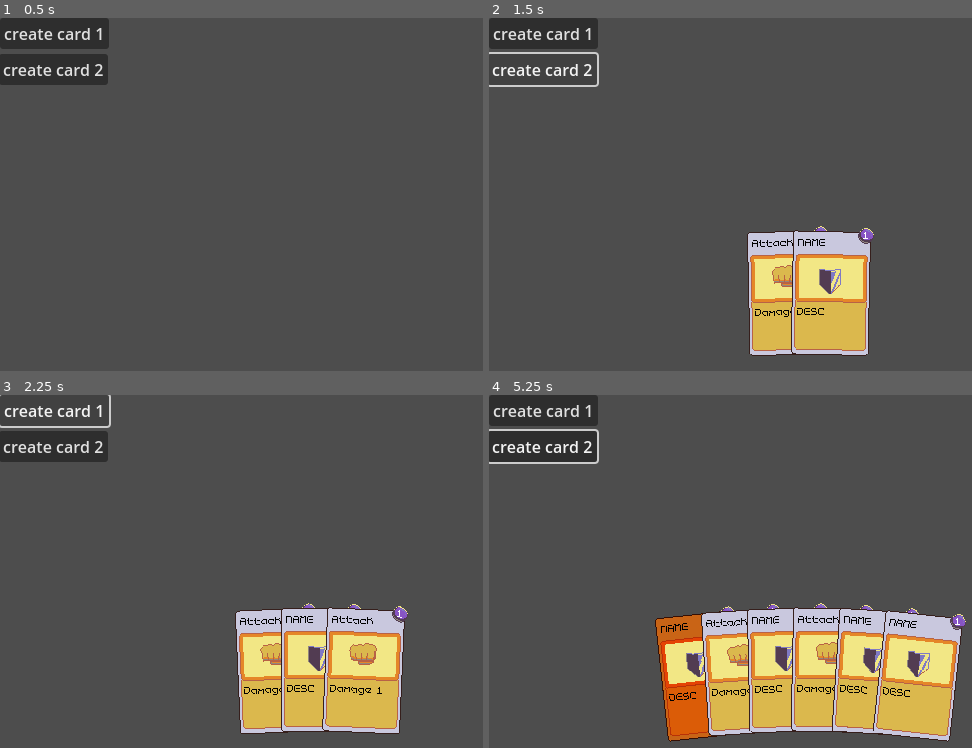
Above: before the commit, frames 1-4 (two rows, left to right).
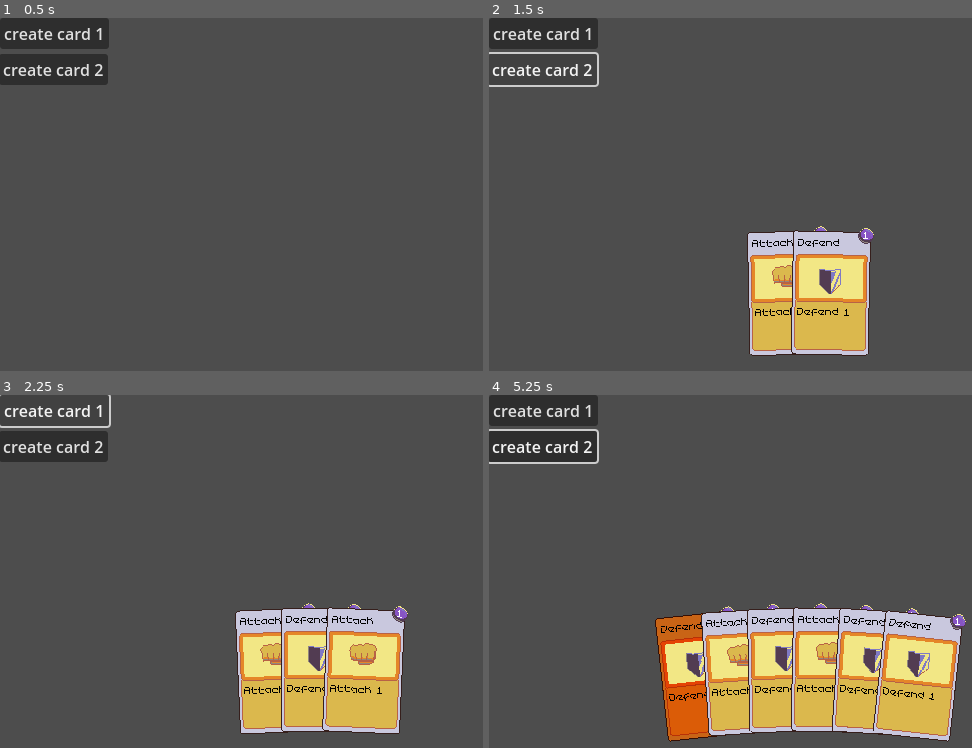
Above: after the commit, the same moments.

Repository: Webbly25/Card-Tutorial
Game: Godot game, scene res://scenes/main.tscn
The game is run twice, just before and just after one commit, with the same random seed, the same clock (stepped at 60 frames per second) and the same inputs.
Inputs (mouse positions are in pixels of both pictures, inside the frame that each line leads up to):
- Up to frame 1 (0.5 s): no input
- Up to frame 2 (1.5 s): click "create card 1" at 0.5 s; click "create card 2" at 1.25 s
- Up to frame 3 (2.25 s): click "create card 1" at 2 s
- Up to frame 4 (5.25 s): click "create card 2" at 2.75 s; click "create card 1" at 3.5 s; click "create card 2" at 4.25 s; tap Enter at 5 s; move the mouse to (701, 677) at 5.02 s; press the mouse at (701, 677) at 5.03 s

Frame 1 is identical in both runs. In frame 2, 0.2% of the frame differs, in the area x 55-75%, y 62-85%; in frame 3, 0.2%; in frame 4, 0.5%, in the area x 35-93%, y 62-87%.

Commit message:
feat: cards are now instances of Card

Diff:
--- a/scenes/cards/attack_card.tscn
+++ b/scenes/cards/attack_card.tscn
@@ -1,17 +1,22 @@
-[gd_scene load_steps=4 format=3 uid="uid://bnucf7s8mchu4"]
+[gd_scene load_steps=3 format=3 uid="uid://6n45yljx74dl"]
 
-[ext_resource type="PackedScene" uid="uid://c7g61ykx1uu1y" path="res://scenes/card.tscn" id="1_btfuy"]
-[ext_resource type="Script" path="res://scripts/cards/attack_card.gd" id="1_s2eea"]
+[ext_resource type="PackedScene" uid="uid://c7g61ykx1uu1y" path="res://scenes/cards/card.tscn" id="1_fqeil"]
 [ext_resource type="Texture2D" uid="uid://ctljr3vkdpoiw" path="res://assets/sprites/attack_card_image.png" id="2_dp6w1"]
 
-[node name="AttackCard" type="Node2D"]
-script = ExtResource("1_s2eea")
-
-[node name="Card" parent="." instance=ExtResource("1_btfuy")]
+[node name="AttackCard" instance=ExtResource("1_fqeil")]
 card_name = "Attack"
 card_mana_cost = 1
-card_description = "Damage 1"
+card_description = "Attack 1"
 card_texture = ExtResource("2_dp6w1")
 
-[connection signal="mouse_entered" from="Card" to="." method="_on_card_mouse_entered"]
-[connection signal="mouse_exited" from="Card" to="." method="_on_card_mouse_exited"]
+[node name="CardSprite" parent="." index="1"]
+texture = ExtResource("2_dp6w1")
+
+[node name="ManaLabel" parent="Mana" index="1"]
+text = "1"
+
+[node name="NameLabel" parent="Name" index="0"]
+text = "Attack"
+
+[node name="CardDescriptionLabel" parent="." index="4"]
+text = "Attack 1"
--- a/scenes/card.tscn
+++ b/scenes/cards/card.tscn
@@ -1,6 +1,6 @@
 [gd_scene load_steps=9 format=3 uid="uid://c7g61ykx1uu1y"]
 
-[ext_resource type="Script" path="res://scripts/card.gd" id="1_tk3pd"]
+[ext_resource type="Script" path="res://scripts/cards/card.gd" id="1_tk3pd"]
 [ext_resource type="Texture2D" uid="uid://du3qut1q4hgl2" path="res://assets/sprites/card_base.png" id="1_yqod3"]
 [ext_resource type="Texture2D" uid="uid://c382q2gthd5y" path="res://assets/sprites/mana_slot.png" id="2_aovqc"]
 [ext_resource type="FontFile" uid="uid://3dxeqlsm06pa" path="res://assets/fonts/MemoryPro.ttf" id="3_jo2eh"]
--- a/scenes/cards/defend_card.tscn
+++ b/scenes/cards/defend_card.tscn
@@ -1,15 +1,10 @@
-[gd_scene load_steps=4 format=3 uid="uid://cy2bw1q0ctlue"]
+[gd_scene load_steps=3 format=3 uid="uid://cwj5ks1o34p83"]
 
-[ext_resource type="PackedScene" uid="uid://c7g61ykx1uu1y" path="res://scenes/card.tscn" id="1_b6e2y"]
-[ext_resource type="Script" path="res://scripts/cards/defend_card.gd" id="1_gh0gs"]
+[ext_resource type="PackedScene" uid="uid://c7g61ykx1uu1y" path="res://scenes/cards/card.tscn" id="1_8f725"]
 [ext_resource type="Texture2D" uid="uid://d1ktcdtttm134" path="res://assets/sprites/defend_card_image.png" id="2_2m2y6"]
 
-[node name="DefendCard" type="Node2D"]
-script = ExtResource("1_gh0gs")
-
-[node name="Card" parent="." instance=ExtResource("1_b6e2y")]
+[node name="DefendCard" instance=ExtResource("1_8f725")]
+card_name = "Defend"
 card_mana_cost = 1
+card_description = "Defend 1"
 card_texture = ExtResource("2_2m2y6")
-
-[connection signal="mouse_entered" from="Card" to="." method="_on_card_mouse_entered"]
-[connection signal="mouse_exited" from="Card" to="." method="_on_card_mouse_exited"]
--- /dev/null
+++ b/scenes/deck.tscn
@@ -0,0 +1,27 @@
+[gd_scene load_steps=3 format=3 uid="uid://cd717o3b26mih"]
+
+[ext_resource type="Script" path="res://scripts/main.gd" id="1_faonp"]
+[ext_resource type="PackedScene" uid="uid://uepfpfylrir" path="res://scenes/hand.tscn" id="2_0ugh6"]
+
+[node name="Deck" type="Node2D"]
+script = ExtResource("1_faonp")
+
+[node name="CanvasLayer" type="CanvasLayer" parent="."]
+
+[node name="Hand" parent="CanvasLayer" instance=ExtResource("2_0ugh6")]
+position = Vector2(320, 1275)
+
+[node name="Button" type="Button" parent="."]
+offset_right = 8.0
+offset_bottom = 8.0
+text = "add attack card"
+
+[node name="Button2" type="Button" parent="."]
+offset_left = -1.0
+offset_top = 36.0
+offset_right = 108.0
+offset_bottom = 67.0
+text = "add defend card"
+
+[connection signal="pressed" from="Button" to="." method="_on_button_pressed"]
+[connection signal="pressed" from="Button2" to="." method="_on_button_2_pressed"]
--- a/scripts/cards/attack_card.gd
+++ /dev/null
@@ -1,24 +0,0 @@
-extends Node2D
-
-signal mouse_entered(card: Card)
-signal mouse_exited(card: Card)
-
-# Called when the node enters the scene tree for the first time.
-func _ready():
-	pass # Replace with function body.
-
-# Called every frame. 'delta' is the elapsed time since the previous frame.
-func _process(_delta):
-	pass
-
-func highlight() -> void:
-	$Card.highlight()
-
-func unhighlight() -> void:
-	$Card.unhighlight()
-
-func _on_card_mouse_entered(_card: Card):
-	mouse_entered.emit(self)
-
-func _on_card_mouse_exited(_card: Card):
-	mouse_exited.emit(self)
--- a/scripts/card.gd
+++ b/scripts/cards/card.gd
@@ -18,29 +18,14 @@
 
 # Called when the node enters the scene tree for the first time.
 func _ready() -> void:
-	_update_graphics()
+	name_lbl.set_text(card_name)
+	mana_lbl.set_text(str(card_mana_cost))
+	description_lbl.set_text(card_description)
+	card_sprite.texture = card_texture
 
 # Called every frame. 'delta' is the elapsed time since the previous frame.
 func _process(_delta) -> void:
-	_update_graphics()
-
-func set_values(_name: String, _mana_cost: int, _description: String) -> void:
-	card_name = _name
-	card_mana_cost = _mana_cost
-	card_description = _description
-
-func _update_graphics() -> void:
-	if (name_lbl.get_text() != card_name):
-		name_lbl.set_text(card_name)
-
-	if (mana_lbl.get_text() != str(card_mana_cost)):
-		mana_lbl.set_text(str(card_mana_cost))
-
-	if (description_lbl.get_text() != card_description):
-		description_lbl.set_text(card_description)
-
-	if (card_sprite.texture != card_texture):
-		card_sprite.texture = card_texture
+	pass
 
 func highlight() -> void:
 	$BaseCardSprite.modulate = Color(1, 0.5, 0.1, 1)
--- a/scripts/cards/defend_card.gd
+++ /dev/null
@@ -1,24 +0,0 @@
-extends Node2D
-
-signal mouse_entered(card: Card)
-signal mouse_exited(card: Card)
-
-# Called when the node enters the scene tree for the first time.
-func _ready():
-	pass # Replace with function body.
-
-# Called every frame. 'delta' is the elapsed time since the previous frame.
-func _process(_delta):
-	pass
-
-func highlight() -> void:
-	$Card.highlight()
-
-func unhighlight() -> void:
-	$Card.unhighlight()
-
-func _on_card_mouse_entered(_card: Card):
-	mouse_entered.emit(self)
-
-func _on_card_mouse_exited(_card: Card):
-	mouse_exited.emit(self)
--- a/scripts/hand.gd
+++ b/scripts/hand.gd
@@ -2,6 +2,8 @@
 
 class_name Hand
 extends Node2D
+
+signal card_activated(card: Card)
 
 var hand_radius: int = 1000
 var angle_limit: float = 20
@@ -15,7 +17,7 @@
 
 # Called when the node enters the scene tree for the first time.
 func _ready() -> void:
-	pass # Replace with function body.
+	(collision_shape.shape as CircleShape2D).radius = hand_radius
 
 func _input(event):
 	if (event.is_action_pressed("mouse_click")):
@@ -23,26 +25,22 @@
 			var max_idx = calc_highlight_idx()
 			var card = remove_card(max_idx)
 			touched_idxs.erase(max_idx)
+			# TODO: remove this since card will passed to a different script
 			card.queue_free()
 
 # Called every frame. 'delta' is the elapsed time since the previous frame.
 func _process(_delta) -> void:
-
-	# tool logic
-	if (collision_shape.shape as CircleShape2D).radius != hand_radius:
-		(collision_shape.shape as CircleShape2D).radius = hand_radius
-
 	if (touched_idxs.size() > 0):
 		hand[calc_highlight_idx()].highlight()
 
-func add_card(card: Node2D) -> void:
+func add_card(card: Card) -> void:
 	hand.push_back(card)
 	add_child(card)
 	card.mouse_entered.connect(_handle_card_touched)
 	card.mouse_exited.connect(_handle_card_untouched)
 	reposition_cards()
 
-func remove_card(card_idx: int) -> Node2D:
+func remove_card(card_idx: int) -> Card:
 	var card = hand.pop_at(card_idx)
 	remove_child(card)
 	reposition_cards()
@@ -62,7 +60,7 @@
 	var y: float = hand_radius * sin(deg_to_rad(angle_deg))
 	return Vector2(x, y)
 
-func _handle_card_touched(card: Node2D) -> void:
+func _handle_card_touched(card: Card) -> void:
 	var card_idx = hand.find(card)
 
 	# unhighlight all cards
@@ -72,7 +70,7 @@
 	# add the card to the touched_idxs array
 	touched_idxs.push_back(card_idx)
 
-func _handle_card_untouched(card: Node2D) -> void:
+func _handle_card_untouched(card: Card) -> void:
 	var card_idx = hand.find(card)
 	hand[card_idx].unhighlight()
 
